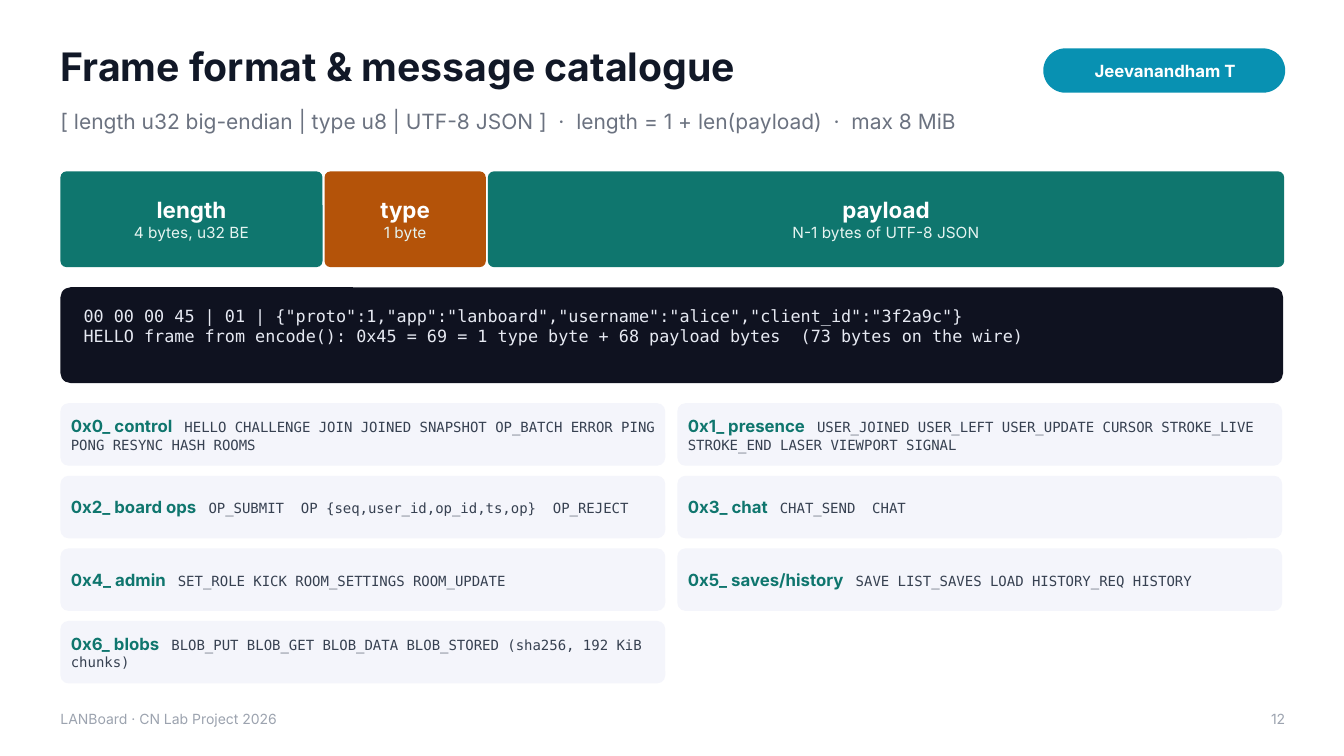
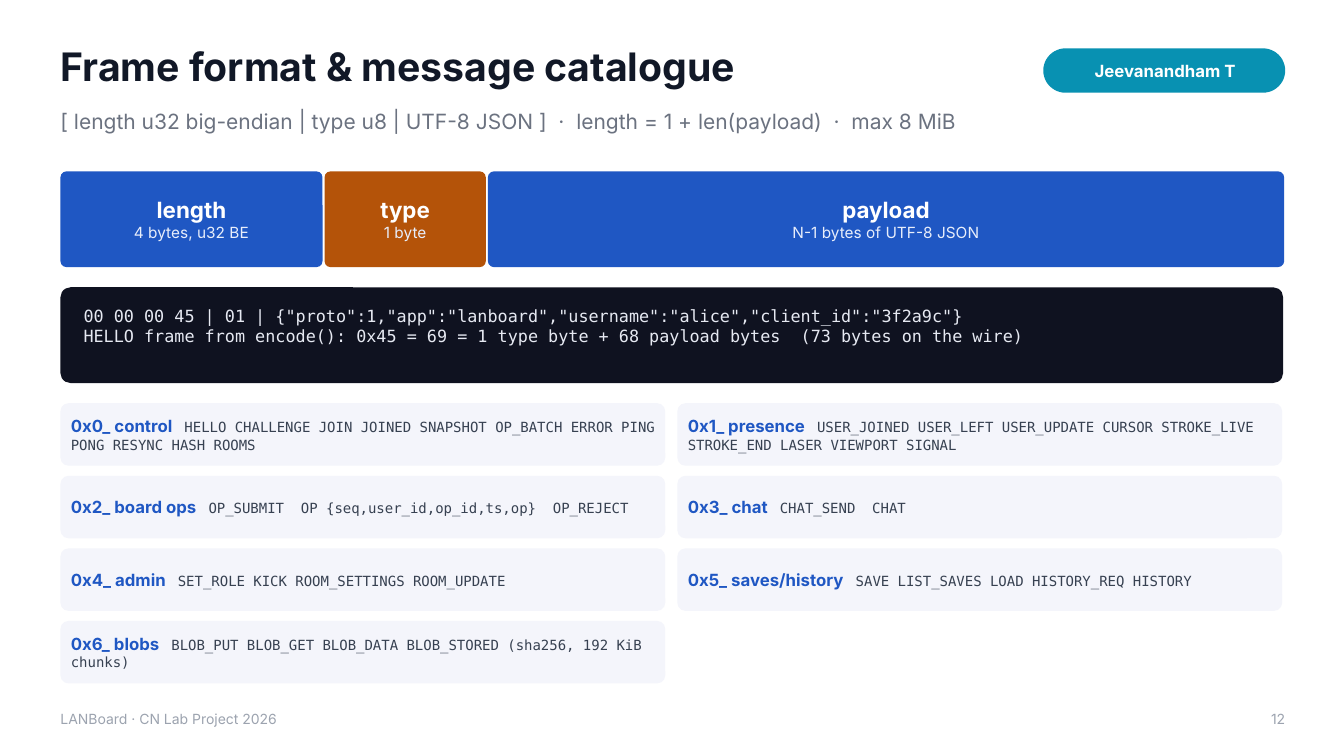
Before and after one commit to YashvanthSankar/cn-course-project, a slide deck: slide 12 of docs/LANBoard_Presentation.pptx. Drawn at 1344x756 pixels with LibreOffice and Linux fonts; fonts in the diff are those of the drawing. Boxes give left, top, right and bottom in pixels: in the first picture for what was removed or moved away, otherwise in the second. Text is boxed around its words. In the diff, an @@ line names an element or a change of style, - is before the commit and + after.

Commit message:
ui+docs: professional cobalt-blue and slate palette
Replaces the teal accent with a muted cobalt blue (#1f57c3 light,
#3b7be8 dark) on slate greys, a navy connect-screen panel, and amber kept
as the small second colour. Logo/icon, PDF styles, diagrams and the deck
follow; the 22 screenshots were retaken and the PDF and PPTX rebuilt.

```diff
--- a/docs/LANBoard_Presentation.pptx
+++ b/docs/LANBoard_Presentation.pptx
@@ rounded rectangle "length" at (60, 171, 323, 267): fill #0F766E to #1F57C3 @@
@@ rounded rectangle "payload" at (488, 171, 1285, 267): fill #0F766E to #1F57C3 @@
@@ text in rounded rectangle at (134, 226, 248, 241): text colour #E6F4F1 to #E8EEFB in "4 bytes, u32 BE" @@
@@ text in rounded rectangle at (792, 226, 979, 241): text colour #E6F4F1 to #E8EEFB in "N-1 bytes of UTF-8 JSON" @@
@@ rounded rectangle "0x0_ control HELLO CHALLENGE JOIN ..." at (60, 403, 665, 466): text colour #0F766E to #1F57C3 in "0x0_ control" @@
@@ rounded rectangle "0x1_ presence USER_JOINED USER_LEFT USER_UPDATE ..." at (678, 403, 1282, 466): text colour #0F766E to #1F57C3 in "0x1_ presence" @@
@@ rounded rectangle "0x2_ board ops OP_SUBMIT OP ..." at (60, 476, 665, 538): text colour #0F766E to #1F57C3 in "0x2_ board ops" @@
@@ rounded rectangle "0x3_ chat CHAT_SEND CHAT" at (678, 476, 1282, 538): text colour #0F766E to #1F57C3 in "0x3_ chat" @@
@@ rounded rectangle "0x4_ admin SET_ROLE KICK ROOM_SETTINGS ..." at (60, 548, 665, 611): text colour #0F766E to #1F57C3 in "0x4_ admin" @@
@@ rounded rectangle "0x5_ saves/history SAVE LIST_SAVES LOAD ..." at (678, 548, 1282, 611): text colour #0F766E to #1F57C3 in "0x5_ saves/history" @@
@@ rounded rectangle "0x6_ blobs BLOB_PUT BLOB_GET BLOB_DATA ..." at (60, 621, 665, 684): text colour #0F766E to #1F57C3 in "0x6_ blobs" @@
```
Also in this commit, not shown: 21 other slides changed, 38 other files.
